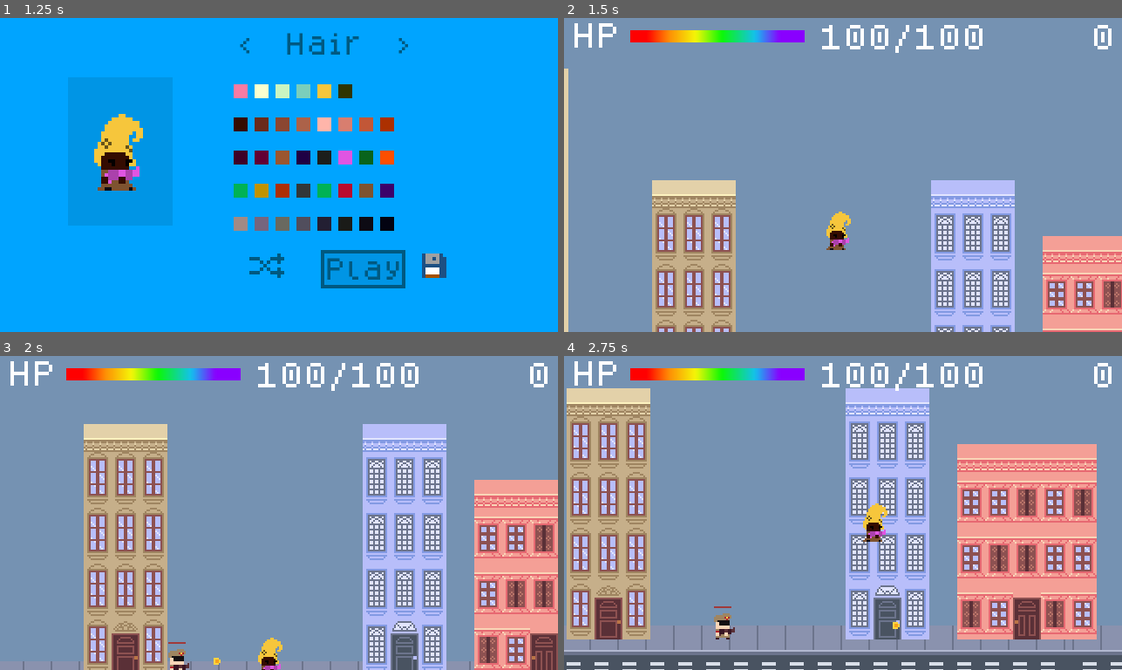
Above: before the commit, frames 1-4 (two rows, left to right).
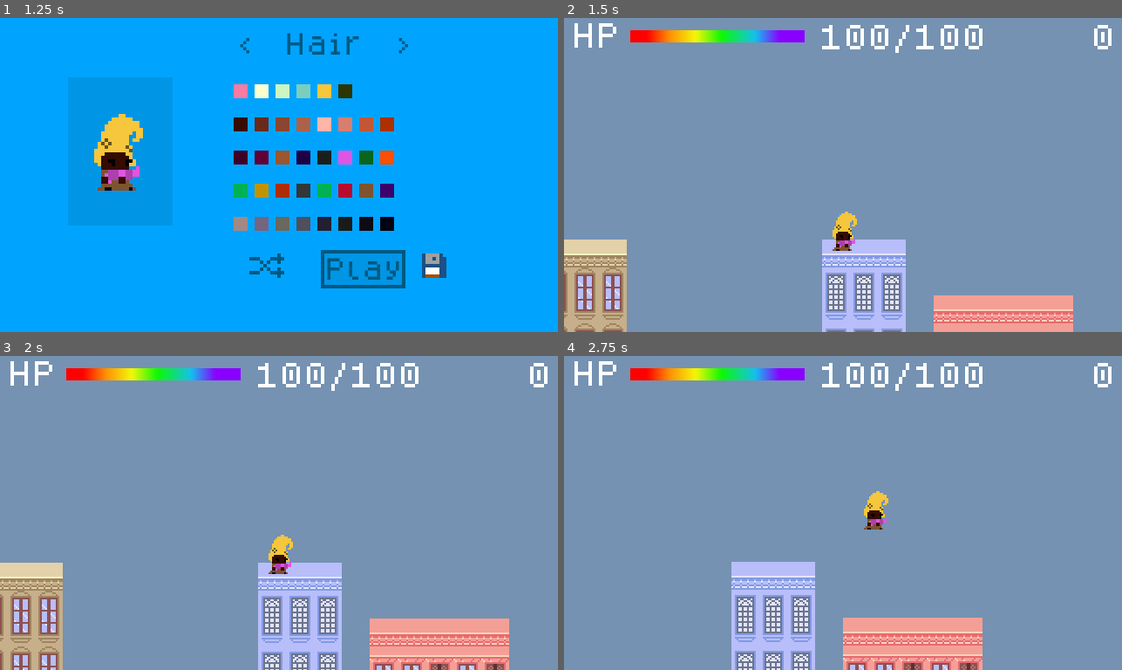
Above: after the commit, the same moments.

Repository: hamiltonromualdo/bring-ur-glam
Game: Godot game, scene res://src/UserInterface/TitleScreen.tscn
Two runs of this game, one before a commit and one after it. Both use one fixed random seed, a clock stepped at 60 frames per second and the inputs below.
Inputs (mouse positions are in pixels of both pictures, inside the frame that each line leads up to):
- Up to frame 1 (1.25 s): click "Play" at 0.5 s
- Up to frame 2 (1.5 s): click "Play" at 1.25 s
- Up to frame 3 (2 s): no input
- Up to frame 4 (2.75 s): move the mouse to (965, 497) at 2.02 s; hold Right (ui_right) from 2.03 s (still down); hold Space (ui_jump) from 2.03 s (still down)

Frame 1 is identical in both runs. In frame 2, 28% of the frame differs, in the area x 0-100%, y 16-100%; in frame 3, 42%; in frame 4, 51%, in the area x 0-100%, y 10-100%.

Commit message:
Allowing player to jump down

Diff:
--- a/bring_ur_glam/project.godot
+++ b/bring_ur_glam/project.godot
@@ -138,6 +138,7 @@
 2d_physics/layer_2="enemies"
 2d_physics/layer_3="environment"
 2d_physics/layer_4="powerups"
+2d_physics/layer_5="buildings"
 
 [physics]
 
--- a/bring_ur_glam/src/Actors/Enemy.tscn
+++ b/bring_ur_glam/src/Actors/Enemy.tscn
@@ -15,7 +15,7 @@
 
 [node name="Enemy" type="KinematicBody2D"]
 collision_layer = 2
-collision_mask = 5
+collision_mask = 21
 script = ExtResource( 2 )
 __meta__ = {
 "_edit_horizontal_guides_": [ 40.0 ],
@@ -36,7 +36,7 @@
 position = Vector2( 3.78616, 0.361803 )
 enabled = true
 cast_to = Vector2( 0, 8 )
-collision_mask = 4
+collision_mask = 20
 
 [node name="DeathTimer" type="Timer" parent="."]
 wait_time = 2.0
--- /dev/null
+++ b/bring_ur_glam/src/Actors/PassThrough.gd
@@ -0,0 +1,6 @@
+extends Area2D
+
+
+func _on_PassThrough_body_exited(body: Node) -> void:
+    if body.get_collision_layer_bit(4) and not get_parent().get_collision_mask_bit(4):
+        get_parent().set_collision_mask_bit(4, true)
--- /dev/null
+++ b/bring_ur_glam/src/Actors/PassThrough.tscn
@@ -0,0 +1,17 @@
+[gd_scene load_steps=3 format=2]
+
+[ext_resource path="res://src/Actors/PassThrough.gd" type="Script" id=1]
+
+[sub_resource type="RectangleShape2D" id=6]
+extents = Vector2( 5.77692, 6.7235 )
+
+[node name="PassThrough" type="Area2D"]
+collision_layer = 0
+collision_mask = 16
+script = ExtResource( 1 )
+
+[node name="CollisionShape2D" type="CollisionShape2D" parent="."]
+position = Vector2( 0.0269394, 9.00539 )
+shape = SubResource( 6 )
+
+[connection signal="body_exited" from="." to="." method="_on_PassThrough_body_exited"]
--- a/bring_ur_glam/src/Actors/Player.gd
+++ b/bring_ur_glam/src/Actors/Player.gd
@@ -6,6 +6,7 @@
 export var SPEED = 100.0
 export var GRAVITY = 10.0
 export var JUMP_POWER = -250.0
+export var JUMP_DOWN_POWER = 0.0
 const FLOOR = Vector2(0, -1)
 
 export var DIRECTION = true
@@ -56,7 +57,10 @@
 
 
 func get_y_input(velocity: Vector2) -> float:
-    if is_on_floor() and Input.is_action_pressed("ui_jump"):
+    if is_on_floor() and Input.is_action_pressed("ui_down") and Input.is_action_pressed("ui_jump"):
+        set_collision_mask_bit(4, false)
+        return JUMP_DOWN_POWER
+    elif is_on_floor() and Input.is_action_pressed("ui_jump"):
         return JUMP_POWER
     else:
         return velocity.y
--- a/bring_ur_glam/src/Actors/Player.tscn
+++ b/bring_ur_glam/src/Actors/Player.tscn
@@ -1,5 +1,6 @@
-[gd_scene load_steps=7 format=2]
+[gd_scene load_steps=8 format=2]
 
+[ext_resource path="res://src/Actors/PassThrough.tscn" type="PackedScene" id=1]
 [ext_resource path="res://src/Actors/Player.gd" type="Script" id=2]
 [ext_resource path="res://src/Actors/Camera2D.gd" type="Script" id=3]
 [ext_resource path="res://src/Objects/Gun.tscn" type="PackedScene" id=4]
@@ -12,7 +13,7 @@
 extents = Vector2( 8, 6.46318 )
 
 [node name="Player" type="KinematicBody2D"]
-collision_mask = 4
+collision_mask = 20
 script = ExtResource( 2 )
 
 [node name="PlayerImages" parent="." instance=ExtResource( 5 )]
@@ -43,12 +44,15 @@
 limit_smoothed = true
 smoothing_enabled = true
 drag_margin_top = 0.75
+drag_margin_bottom = 0.1
 editor_draw_limits = true
 script = ExtResource( 3 )
 __meta__ = {
 "_editor_description_": ""
 }
 
+[node name="PassThrough" parent="." instance=ExtResource( 1 )]
+
 [connection signal="grounded_updated" from="." to="Camera2D" method="_on_Player_grounded_updated"]
 [connection signal="timeout" from="DeathTimer" to="." method="_on_DeathTimer_timeout"]
 [connection signal="body_entered" from="EnemyDetector" to="." method="_on_EnemyDetector_body_entered"]
--- a/bring_ur_glam/src/Levels/Playground.tscn
+++ b/bring_ur_glam/src/Levels/Playground.tscn
@@ -56,16 +56,19 @@
 [node name="Buidings" type="TileMap" parent="."]
 tile_set = ExtResource( 10 )
 cell_size = Vector2( 16, 16 )
-collision_layer = 4
+collision_layer = 16
 collision_mask = 0
 format = 1
 tile_data = PoolIntArray( 262061, 1, 0, 262062, 1, 0, 262063, 1, 0, 262071, 12, 0, 262072, 12, 0, 262073, 12, 0, 327597 …(2221 unchanged characters)…
 
 [node name="Player" parent="." instance=ExtResource( 5 )]
-position = Vector2( -1222, 63 )
+position = Vector2( -1156, 29 )
+scale = Vector2( 1, 1.00698 )
 
 [node name="Building Details" type="TileMap" parent="."]
 tile_set = ExtResource( 10 )
 cell_size = Vector2( 16, 16 )
+collision_layer = 16
+collision_mask = 0
 format = 1
 tile_data = PoolIntArray( 655315, 40, 0, 655316, 40, 0 )
